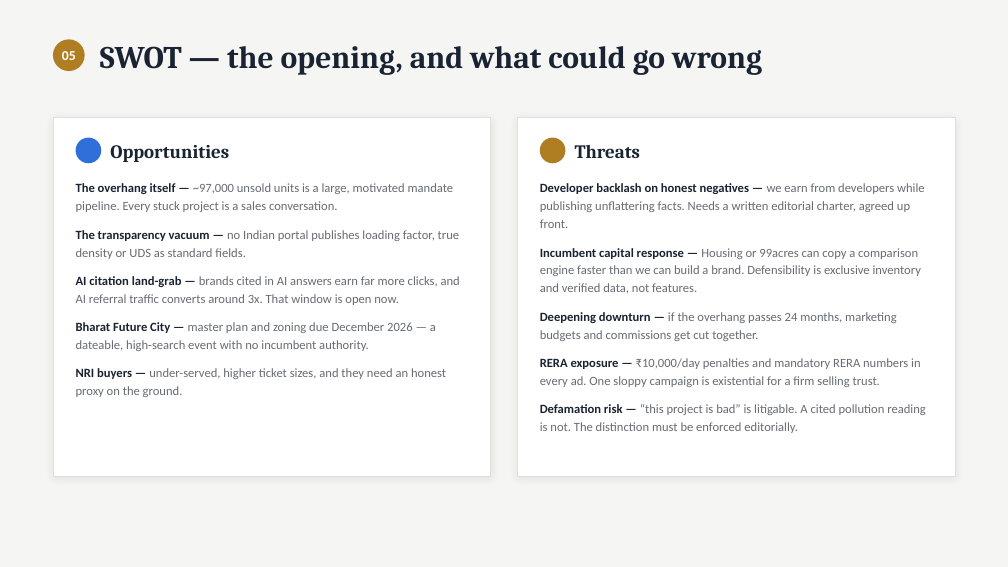
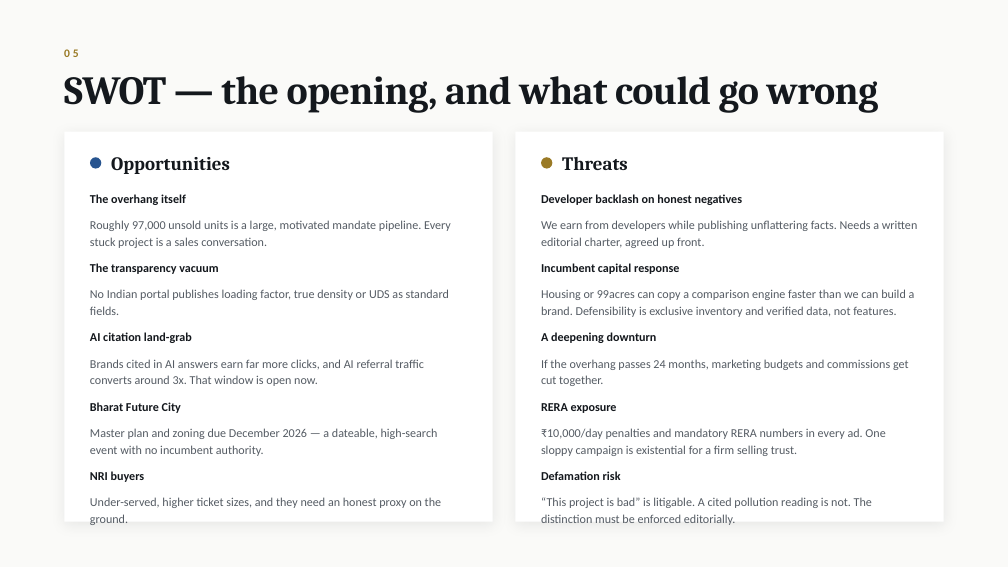
Before and after one commit to productionx-in/OTHO-REALTY, a slide deck: slide 11 of deck/Building_OTHO_ProductionX.pptx. Drawn at 1008x567 pixels with LibreOffice and Linux fonts; fonts in the diff are those of the drawing. Boxes give left, top, right and bottom in pixels: in the first picture for what was removed or moved away, otherwise in the second. Text is boxed around its words. In the diff, an @@ line names an element or a change of style, - is before the commit and + after.

```diff
--- a/deck/Building_OTHO_ProductionX.pptx
+++ b/deck/Building_OTHO_ProductionX.pptx
@@ background #F5F5F3 to #FAFAF8 @@
@@ ellipse removed at [53,39,85,71] @@
@@ text "05" at [64,49,78,57]: size 13 to 11 pt, text colour #FFFFFF to #9A7A25, letter spacing 0 to 2.6 pt; alignment centre to left @@
@@ text "SWOT — the opening, and ...": place and size @@
-text "SWOT — the opening, and ..." at [100,46,762,75]
+text "SWOT — the opening, and ..." at [64,76,879,113]
@@ text "SWOT — the opening, and ..." at [64,76,879,113]: size 30 to 38 pt, text colour #1A2332 to #14181D, letter spacing 0 to -0.6 pt @@
@@ rectangle at [64,132,493,522]: outline #DFDFDB 0.5 pt to none; shadow changed @@
@@ rectangle: place and size @@
-rectangle at [53,117,491,476]
+rectangle at [64,132,493,522]
@@ rectangle: place and size @@
-rectangle at [517,117,955,476]
+rectangle at [516,132,944,522]
@@ rectangle at [516,132,944,522]: outline #DFDFDB 0.5 pt to none; shadow changed @@
@@ ellipse: place and size @@
-ellipse at [76,138,101,163]
+ellipse at [90,157,101,169]
@@ ellipse at [90,157,101,169]: fill #2E6FD9 to #27548F @@
@@ text "Opportunities": place and size @@
-text "Opportunities" at [110,145,229,162]
+text "Opportunities" at [111,157,230,174]
@@ text "Opportunities" at [111,157,230,174]: text colour #1A2332 to #14181D @@
@@ ellipse: place and size @@
-ellipse at [540,138,566,163]
+ellipse at [541,157,553,169]
@@ ellipse at [541,157,553,169]: fill #B07E22 to #9A7A25 @@
@@ text "Threats" at [562,157,628,170]: text colour #1A2332 to #14181D @@
@@ text "Threats": place and size @@
-text "Threats" at [575,145,641,158]
+text "Threats" at [562,157,628,170]
@@ text at [90,194,451,508]: text changed; size 12 to 11.5 pt; text colour #676C74 to #555C64 @@
-The overhang itself — ~97,000 unsold units is a large, motivated mandate pipeline. Every stuck project is a sales conversation.
-The transparency vacuum — no Indian portal publishes loading factor, true density or UDS as standard fields.
-AI citation land-grab — brands cited in AI answers earn far more clicks, and AI referral traffic converts around 3x. That window is open now.
-Bharat Future City — master plan and zoning due December 2026 — a dateable, high-search event with no incumbent authority.
-NRI buyers — under-served, higher ticket sizes, and they need an honest proxy on the ground.
+The overhang itself
+Roughly 97,000 unsold units is a large, motivated mandate pipeline. Every stuck project is a sales conversation.
+The transparency vacuum
+No Indian portal publishes loading factor, true density or UDS as standard fields.
+AI citation land-grab
+Brands cited in AI answers earn far more clicks, and AI referral traffic converts around 3x. That window is open now.
+Bharat Future City
+Master plan and zoning due December 2026 — a dateable, high-search event with no incumbent authority.
+NRI buyers
+Under-served, higher ticket sizes, and they need an honest proxy on the ground.
@@ text at [541,194,918,508]: text changed; size 12 to 11.5 pt; text colour #676C74 to #555C64 @@
-Developer backlash on honest negatives — we earn from developers while publishing unflattering facts. Needs a written editorial charter, agreed up front.
-Incumbent capital response — Housing or 99acres can copy a comparison engine faster than we can build a brand. Defensibility is exclusive inventory and verified data, not features.
-Deepening downturn — if the overhang passes 24 months, marketing budgets and commissions get cut together.
-RERA exposure — ₹10,000/day penalties and mandatory RERA numbers in every ad. One sloppy campaign is existential for a firm selling trust.
-Defamation risk — “this project is bad” is litigable. A cited pollution reading is not. The distinction must be enforced editorially.
+Developer backlash on honest negatives
+We earn from developers while publishing unflattering facts. Needs a written editorial charter, agreed up front.
+Incumbent capital response
+Housing or 99acres can copy a comparison engine faster than we can build a brand. Defensibility is exclusive inventory and verified data, not features.
+A deepening downturn
+If the overhang passes 24 months, marketing budgets and commissions get cut together.
+RERA exposure
+₹10,000/day penalties and mandatory RERA numbers in every ad. One sloppy campaign is existential for a firm selling trust.
+Defamation risk
+“This project is bad” is litigable. A cited pollution reading is not. The distinction must be enforced editorially.
```
Also in this commit, not shown: 32 other slides changed, 2 other files.
